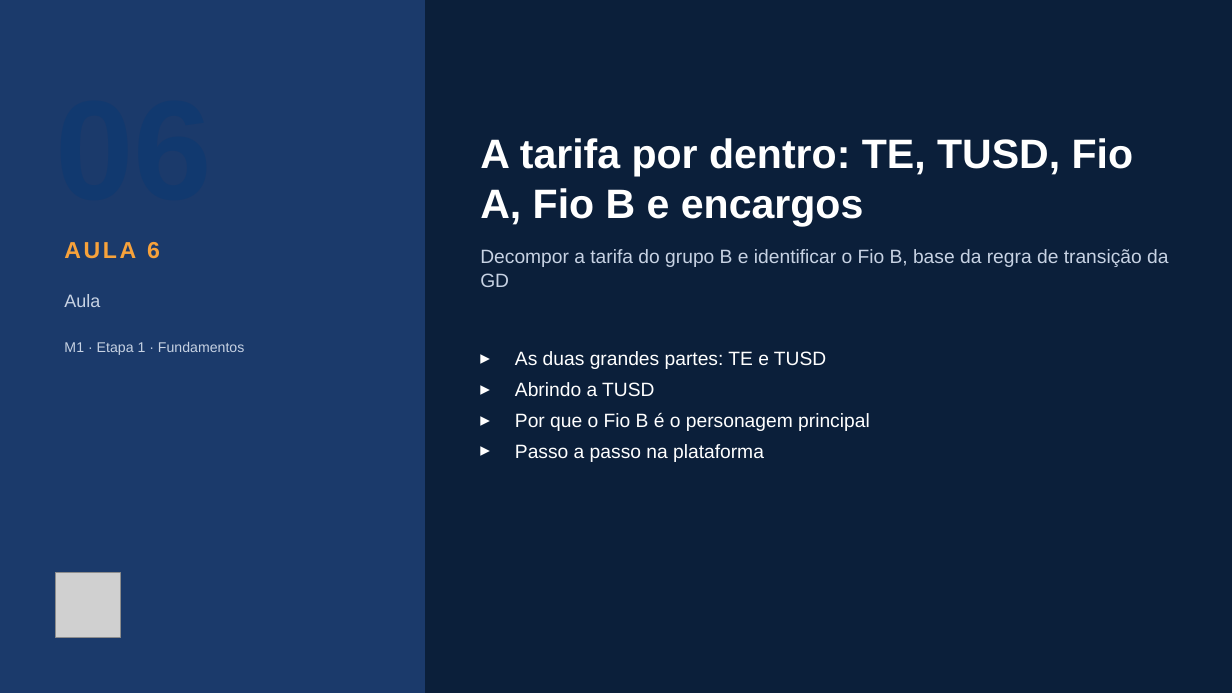
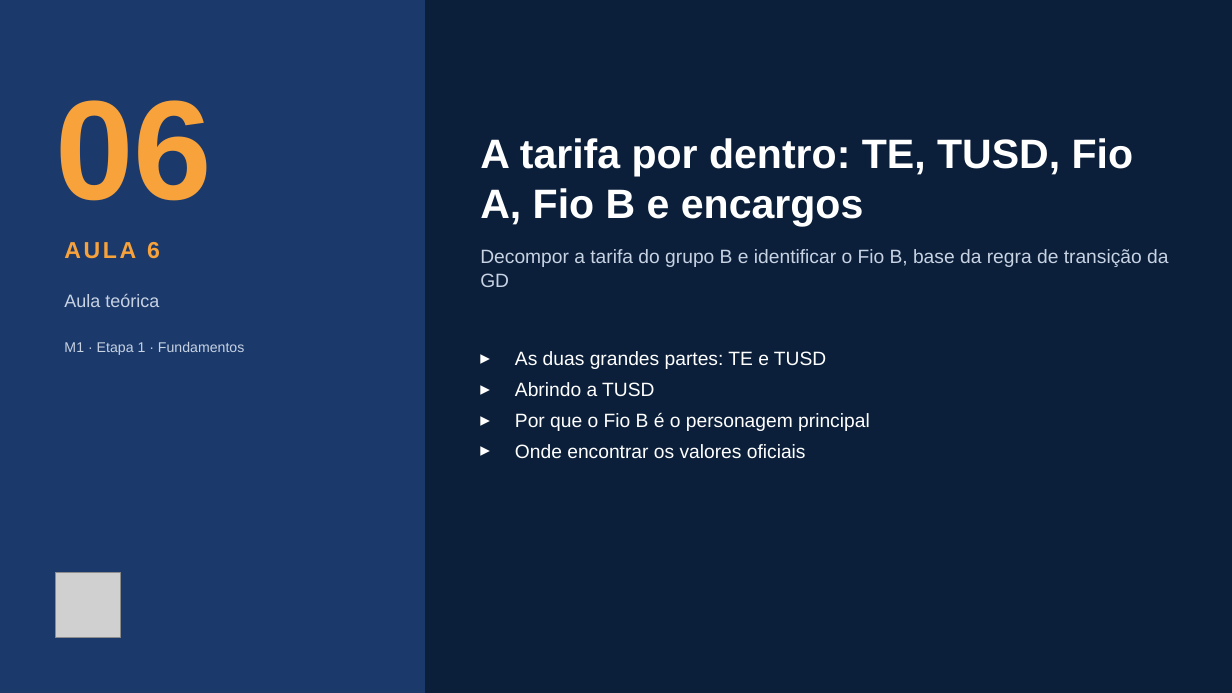
Before and after one commit to marcelo-braga-dev/casaverde, a slide deck: slide 29 of docs/curso/slides/m01-fundamentos.pptx. Drawn at 1232x693 pixels with LibreOffice and Linux fonts; fonts in the diff are those of the drawing; grey boxes stand for pictures. Boxes give left, top, right and bottom in pixels: in the first picture for what was removed or moved away, otherwise in the second. Text is boxed around its words. In the diff, an @@ line names an element or a change of style, - is before the commit and + after.

```diff
--- a/docs/curso/slides/m01-fundamentos.pptx
+++ b/docs/curso/slides/m01-fundamentos.pptx
@@ text added at <box>55,100,212,201</box>, 110 pt, text #F7A23B, bold @@
+06
@@ text at <box>64,294,159,307</box>: text changed @@
-Aula
+Aula teórica
@@ text at <box>515,444,806,459</box>: text changed @@
-▸ Passo a passo na plataforma
+▸ Onde encontrar os valores oficiais
```
Also in this commit, not shown: 17 other slides changed, 1 slide added, 16 other files.
